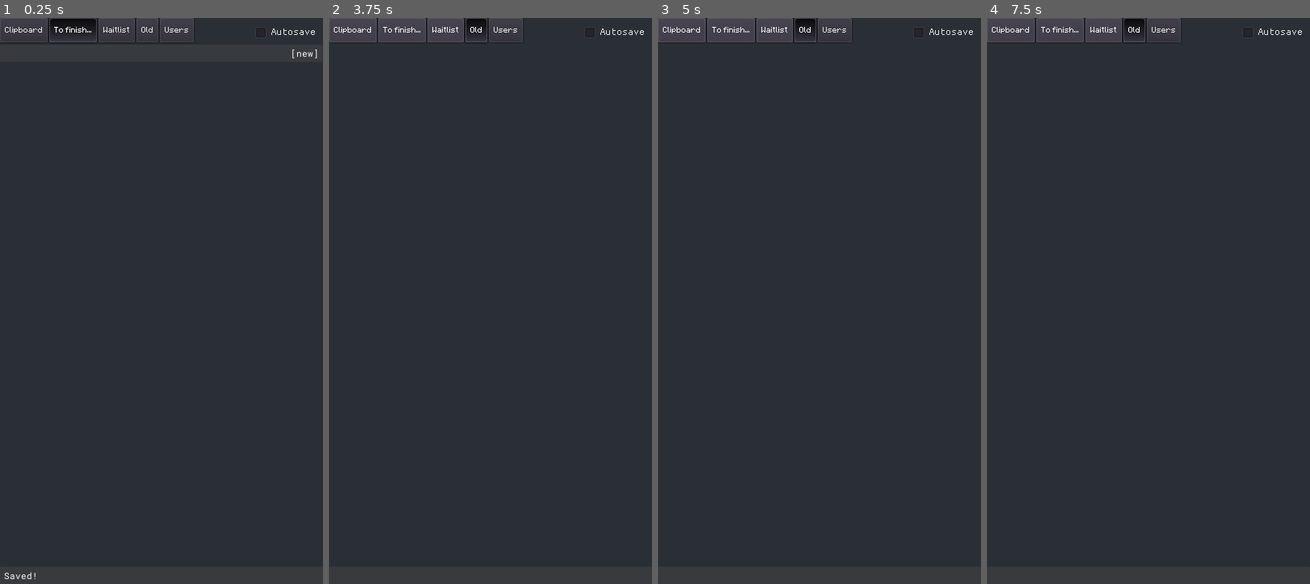
Above: before the commit, frames 1-4 (left to right).
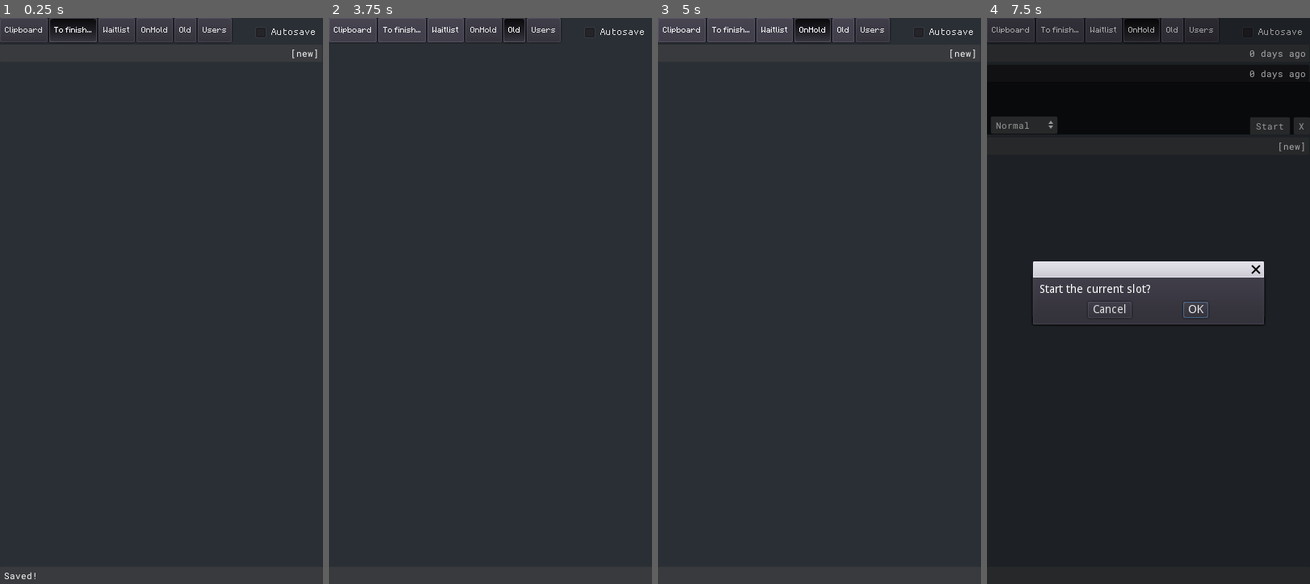
Above: after the commit, the same moments.

Repository: Banderi/Commissiony
Game: Godot game, scene res://Scenes/MainFixed.tscn
The game is run twice, just before and just after one commit, with the same random seed, the same clock (stepped at 60 frames per second) and the same inputs.
Inputs (mouse positions are in pixels of both pictures, inside the frame that each line leads up to):
- Up to frame 1 (0.25 s): no input
- Up to frame 2 (3.75 s): click "Clipboard" at 0.5 s; click (490, 306) at 1.27 s; type "12" at 1.35 s; click "To finish..." at 2 s; click "Waitlist" at 2.75 s; click "Old" at 3.5 s
- Up to frame 3 (5 s): click (813, 29) at 4.25 s, where only the run after the commit has a clickable "OnHold"
- Up to frame 4 (7.5 s): click (1148, 51) at 5 s, where only the run after the commit has a clickable "[new]"; click (1148, 51) at 5.75 s, where only the run after the commit has a clickable "0 days ago"; click (1148, 74) at 6.5 s, where only the run after the commit has a clickable "[new]"; click (1271, 125) at 7.25 s, where only the run after the commit has a clickable "Start"

The runs differ from the first frame. In frame 1, 0.2% of the frame differs, in the area x 45-72%, y 0-5%; in frame 2, 0.5%; in frame 3, 0.3%; in frame 4, 15%, in the area x 0-100%, y 0-55%.

Commit message:
Attempt at "on hold" category and selector

Diff:
--- a/Scenes/ListItem.tscn
+++ b/Scenes/ListItem.tscn
@@ -100,6 +100,7 @@
 text = "X"
 
 [node name="CheckBox" type="CheckBox" parent="TextEdit"]
+visible = false
 anchor_top = 1.0
 anchor_bottom = 1.0
 margin_top = -24.0
@@ -108,6 +109,22 @@
 mouse_default_cursor_shape = 2
 custom_fonts/font = ExtResource( 3 )
 text = "Tracked"
+
+[node name="OptionButton" type="OptionButton" parent="TextEdit"]
+anchor_top = 1.0
+anchor_bottom = 1.0
+margin_left = 5.0
+margin_top = -22.0
+margin_right = 87.0
+margin_bottom = -1.0
+focus_mode = 0
+custom_fonts/font = ExtResource( 2 )
+custom_styles/hover = ExtResource( 4 )
+custom_styles/pressed = ExtResource( 5 )
+custom_styles/normal = ExtResource( 1 )
+text = "Normal"
+items = [ "Normal", null, false, 0, null, "Important", null, false, 1, null, "On hold", null, false, 2, null ]
+selected = 0
 
 [node name="Button2" type="Button" parent="."]
 visible = false
@@ -129,4 +146,5 @@
 [connection signal="pressed" from="TextEdit/BtnComplete" to="." method="_on_BtnComplete_pressed"]
 [connection signal="pressed" from="TextEdit/BtnDelete" to="." method="_on_BtnDelete_pressed"]
 [connection signal="toggled" from="TextEdit/CheckBox" to="." method="_on_CheckBox_toggled"]
+[connection signal="item_selected" from="TextEdit/OptionButton" to="." method="_on_OptionButton_item_selected"]
 [connection signal="pressed" from="Button2" to="." method="_on_Button2_pressed"]
--- a/Scenes/MainFixed.tscn
+++ b/Scenes/MainFixed.tscn
@@ -77,9 +77,20 @@
 [node name="Counter" parent="Header/BtnWaitlist" instance=ExtResource( 5 )]
 mouse_default_cursor_shape = 2
 
+[node name="BtnOnHold" type="Button" parent="Header"]
+margin_left = 169.0
+margin_right = 214.0
+margin_bottom = 30.0
+rect_min_size = Vector2( 0, 30 )
+focus_mode = 0
+mouse_default_cursor_shape = 2
+custom_fonts/font = ExtResource( 3 )
+toggle_mode = true
+text = "OnHold"
+
 [node name="BtnHistorics" type="Button" parent="Header"]
-margin_left = 169.0
-margin_right = 196.0
+margin_left = 216.0
+margin_right = 243.0
 margin_bottom = 30.0
 rect_min_size = Vector2( 0, 30 )
 focus_mode = 0
@@ -89,8 +100,8 @@
 text = "Old"
 
 [node name="BtnUsers" type="Button" parent="Header"]
-margin_left = 198.0
-margin_right = 240.0
+margin_left = 245.0
+margin_right = 287.0
 margin_bottom = 30.0
 rect_min_size = Vector2( 0, 30 )
 focus_mode = 0
@@ -257,6 +268,7 @@
 [connection signal="pressed" from="Header/BtnTODO" to="." method="_on_BtnTODO_pressed"]
 [connection signal="pressed" from="Header/BtnPWYW" to="." method="_on_BtnPWYW_pressed"]
 [connection signal="pressed" from="Header/BtnWaitlist" to="." method="_on_BtnWaitlist_pressed"]
+[connection signal="pressed" from="Header/BtnOnHold" to="." method="_on_BtnOnHold_pressed"]
 [connection signal="pressed" from="Header/BtnHistorics" to="." method="_on_BtnHistorics_pressed"]
 [connection signal="pressed" from="Header/BtnUsers" to="." method="_on_BtnUsers_pressed"]
 [connection signal="pressed" from="Header/BtnSettings" to="." method="_on_BtnSettings_pressed"]
--- a/scripts/ListItemLogicMain.gd
+++ b/scripts/ListItemLogicMain.gd
@@ -37,20 +37,24 @@
 		$TextEdit/CheckBox.hide()
 		hide_title_lineedit()
 	else:
+		FIX_OUTDATED_DATA_FORMATS()
 		update_date_stamp_label()
 		update_comm_title_username()
 		$TextEdit.text = data.text
 
 		toggle(data.get("open",0))
 		$TextEdit/BtnComplete.show()
-		$TextEdit/CheckBox.hide()
+#		$TextEdit/CheckBox.hide()
+		$TextEdit/OptionButton.hide()
 		match list:
 			"todo":
 				$TextEdit/BtnComplete.text = "Done"
 			"pwyw","waitlist":
 				$TextEdit/BtnComplete.text = "Start"
-				$TextEdit/CheckBox.show()
-				$TextEdit/CheckBox.pressed = bool(data.get("counter", 0))
+				$TextEdit/OptionButton.show()
+				$TextEdit/OptionButton.select(int(data.get("flags", 0)))
+#				$TextEdit/CheckBox.show()
+#				$TextEdit/CheckBox.pressed = bool(data.get("counter", 0))
 			"old":
 				$TextEdit/BtnComplete.hide()
 
@@ -59,6 +63,12 @@
 	data = _data
 	userid = _userid
 	call_deferred("update_data")
+func FIX_OUTDATED_DATA_FORMATS():
+	if !data.has("flags"):
+		data["flags"] = data.get("counter", 0)
+		data.erase("counter")
+	data.flags = int(data.flags)
+	data.open = int(data.open)
 
 func _ready():
 	var _r = get_tree().root.connect("size_changed", self, "resize")
@@ -317,18 +327,57 @@
 		return
 	data["counter"] = int(button_pressed)
 	Global.set_unsaved_changes(true)
+func _on_OptionButton_item_selected(index):
+	if !is_inside_tree():
+		return
+	match index:
+		0:
+			data["flags"] = 0
+		1:
+			data["flags"] = 1
+		2:
+			data["flags"] = 2
+	Global.set_unsaved_changes(true)
+
+func set_color(color):
+	var COLOR_NORMAL_PRESSED = null
+	var COLOR_HOVER = null
+	var COLOR_HOVER_PRESSED = null
+	match color:
+		"gold":
+			COLOR_NORMAL_PRESSED = Color("ffe300")
+			COLOR_HOVER = Color(1,1,1,1)
+			COLOR_HOVER_PRESSED = Color("fbff80")
+		"grey":
+			COLOR_NORMAL_PRESSED = Color("a0a0a0")
+			COLOR_HOVER = Color(1,1,1,0.5)
+			COLOR_HOVER_PRESSED = Color("a0a0a0")
+
+	$Button.set("custom_colors/font_color",COLOR_NORMAL_PRESSED)
+	$Button.set("custom_colors/font_color_hover",COLOR_HOVER)
+	$Button.set("custom_colors/font_color_hover_pressed",COLOR_HOVER_PRESSED)
+	$Button.set("custom_colors/font_color_pressed",COLOR_NORMAL_PRESSED)
+	if list != "todo":
+		$Button/LabelDate.set("custom_colors/font_color",COLOR_NORMAL_PRESSED)
 
 func _process(_delta):
-	if list != "users" && data != null && ((data.get("counter",false) && list == "waitlist") || list == "todo"):
-		$Button.set("custom_colors/font_color",Color("ffe300"))
-		$Button.set("custom_colors/font_color_hover",Color(1,1,1,1))
-		$Button.set("custom_colors/font_color_hover_pressed",Color("fbff80"))
-		$Button.set("custom_colors/font_color_pressed",Color("ffe300"))
-	else:
-		$Button.set("custom_colors/font_color",null)
-		$Button.set("custom_colors/font_color_hover",null)
-		$Button.set("custom_colors/font_color_hover_pressed",null)
-		$Button.set("custom_colors/font_color_pressed",null)
+	match list:
+		"todo":
+			set_color("gold")
+		"users":
+			set_color(null)
+		"old":
+			set_color("grey")
+		_:
+			if data != null:
+				if data.get("flags",0) & Global.FLAGS.IMPORTANT:
+					set_color("gold")
+				elif data.get("flags",0) & Global.FLAGS.ON_HOLD:
+					set_color("grey")
+				else:
+					set_color(null)
+			else:
+				set_color(null)
 
 func _on_Button2_pressed():
 	resize()
--- a/scripts/Main.gd
+++ b/scripts/Main.gd
@@ -9,21 +9,11 @@
 	# for the "Waitlist" tab, only entries that ar marked as important add up.
 	var c = 0
 	for i in Global.DATA.lists.get("waitlist",[]):
-		if i.get("counter", 0) == 1:
+		if int(i.get("flags", 0)) & Global.FLAGS.IMPORTANT:
 			c += 1
 	$Header/BtnWaitlist/Counter.set_count(c)
 
-	# testing!
-	if $Button.pressed:
-		Global.populate_list("old")
-	else:
-		Global.__att = 0.0
-		Global.__tA = 0.0
-		Global.__tB = 0.0
-
-
 	# continuously update the "last_tab" user var
-	return
 	for n in $Header.get_children().size():
 		if $Header.get_child(n).pressed:
 			if n != Global.SETTINGS.get("last_tab",1):
@@ -103,7 +93,11 @@
 func _on_BtnWaitlist_pressed():
 	cleartabs()
 	$Header/BtnWaitlist.mouse_filter = MOUSE_FILTER_IGNORE
-	Global.populate_list("waitlist")
+	Global.populate_list("waitlist", [], [Global.FLAGS.ON_HOLD])
+func _on_BtnOnHold_pressed():
+	cleartabs()
+	$Header/BtnOnHold.mouse_filter = MOUSE_FILTER_IGNORE
+	Global.populate_list("waitlist", [Global.FLAGS.ON_HOLD])
 func _on_BtnUsers_pressed():
 	cleartabs()
 	$Header/BtnUsers.mouse_filter = MOUSE_FILTER_IGNORE
--- a/scripts/autoloads/Global.gd
+++ b/scripts/autoloads/Global.gd
@@ -5,11 +5,17 @@
 	TEST_PRINT_LABEL.text = str(txt)
 	print(txt)
 
+enum FLAGS {
+	NORMAL = 0,
+	IMPORTANT = 1,
+	ON_HOLD = 2
+}
+
 onready var item_scn = load("res://scenes/ListItem.tscn")
 var list_node = null
 var last_focused = null
 var all_are_closed = false
-func clear_list(FORCE_CLEAR = true):
+func clear_list():
 	list_node.show()
 	if FORCE_CLEAR:
 		for n in list_node.get_children():
@@ -23,15 +29,10 @@
 	list_node.add_child(item)
 	return item
 
-var __att = 0.0
-var __tA = 0.0
-var __tB = 0.0
-func populate_list(list, FORCE_CLEAR = true):
-#	var _t0 = OS.get_ticks_usec()
-	clear_list(FORCE_CLEAR)
-
-#	var _t1 = OS.get_ticks_usec()
-
+const FORCE_CLEAR = true
+func populate_list(list : String, flags : Array = [], flags_exclude : Array = []):
+
+	clear_list()
 	var list_present = list_node.get_children()
 	var list_required = DATA.lists.get(list,[])
 	var total_present = list_present.size()
@@ -39,6 +40,25 @@
 
 	if FORCE_CLEAR:
 		for i in list_required:
+
+			# check that flags match!
+			var i_flags = int(i.get("flags", 0))
+			var any_flag_match = false
+			if flags != []:
+				for f in flags:
+					if i_flags & f:
+						any_flag_match = true
+						break
+				if !any_flag_match:
+					continue
+
+			if flags_exclude != []:
+				any_flag_match = false
+				for f in flags_exclude:
+					if i_flags & f:
+						any_flag_match = true
+				if any_flag_match:
+					continue
 			spawn_list_item(i, null, list)
 	else:					# An attempt at optimizing by using previous items
 		var c = 0			# instead of respawning everything. Not worth it..
@@ -55,18 +75,6 @@
 	if list != "old":
 		spawn_list_item(null, null, list) # add empty placeholder
 
-#	var _t2 = OS.get_ticks_usec()
-#	var _tA = _t1 - _t0
-#	var _tB = _t2 - _t1
-#	__att += 1.0
-#	__tA += float(_tA)
-#	__tB += float(_tB)
-#	if true:
-#		TEST_PRNT("T:%d, Clear: %.2fms -- pop: %.2fms (%.2fms)" %
-#		[total_required,__tA*0.001/__att, __tB*0.001/__att, (__tB*0.001/__att)/total_required])
-#	else:
-#		TEST_PRNT("Clear: %.2fms -- pop: %.2fms (%.2f%%)" %
-#		[_tA*0.001, _tB*0.001, __tA / __tB])
 func new_list_item(list, item):
 	DATA.lists[list].push_back(item)
 	set_unsaved_changes(true)
